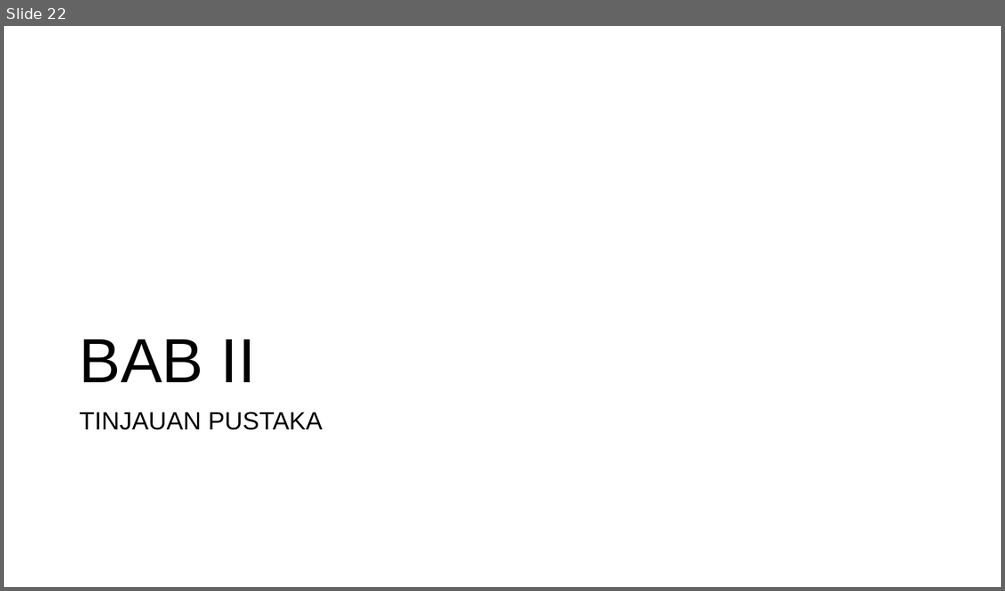
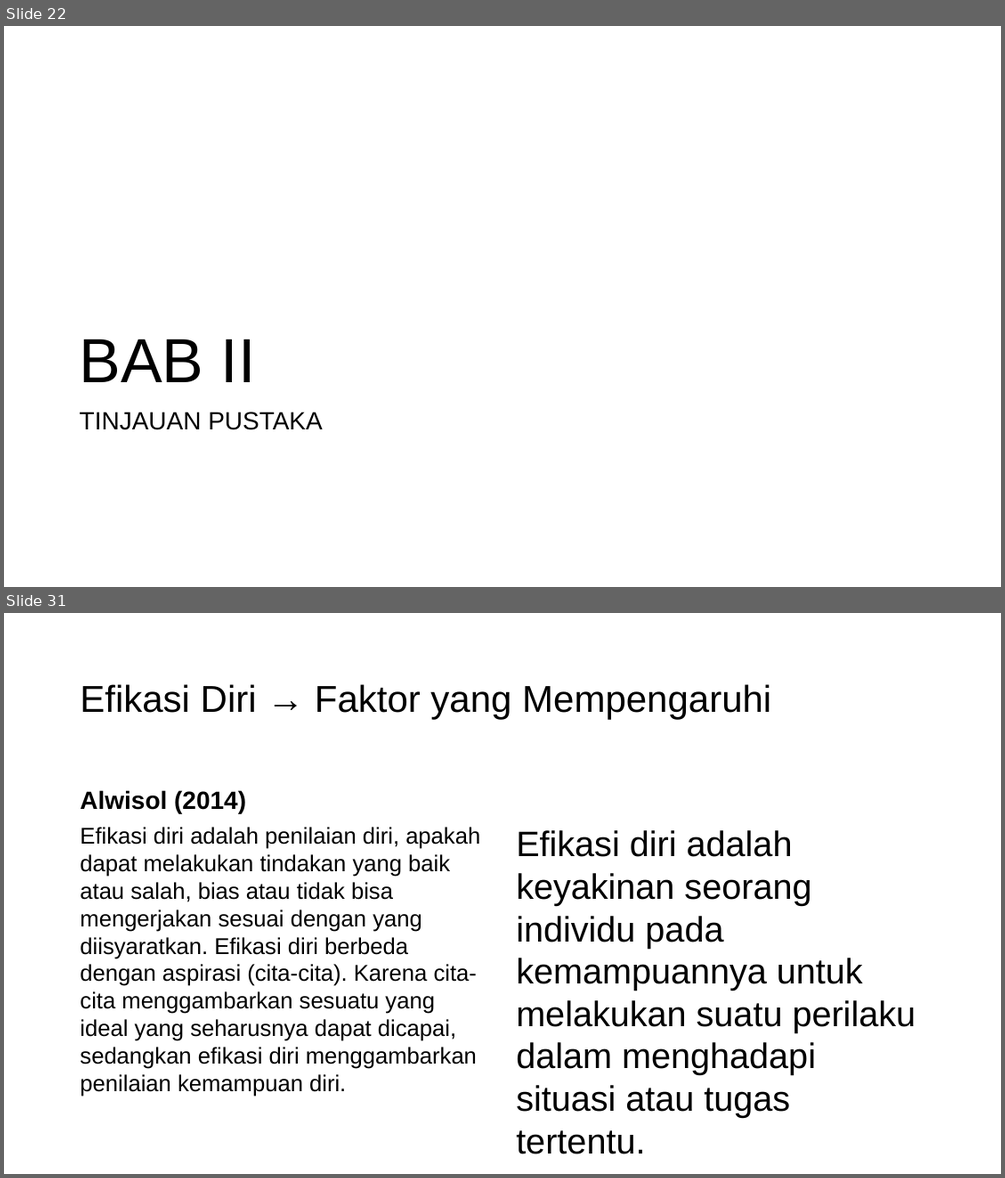
Before and after one commit to mzaini30/skripsi, a slide deck: seminar proposal.pptx. Shown one above the other, each under a label of ours: slide 22 before the commit, slides 22 and 31 after it; the slides between them are not shown. The pictures are 1005x591 and 1005x1178 pixels, drawn with LibreOffice and Linux fonts; fonts in the diff are those of the drawing; background and template pictures are left out. Boxes give left, top, right and bottom in pixels: in the first picture for what was removed or moved away, otherwise in the second. Text is boxed around its words. In the diff, an @@ line names an element or a change of style, - is before the commit and + after.

```diff
--- a/seminar proposal.pptx
+++ b/seminar proposal.pptx
@@ slide 31 added at <box>4,613,1001,1174</box>, background picture (left out) @@
@@ title added at <box>80,684,771,719</box>, 36 pt, text #000000 @@
+Efikasi Diri → Faktor yang Mempengaruhi
@@ text added at <box>80,790,246,813</box>, 24 pt, text #000000, bold @@
+Alwisol (2014)
@@ text added at <box>80,827,480,1096</box>, 22 pt, text #000000 @@
+Efikasi diri adalah penilaian diri, apakah dapat melakukan tindakan yang baik atau salah, bias atau tidak bisa mengerjakan sesuai dengan yang diisyaratkan. Efikasi diri berbeda dengan aspirasi (cita-cita). Karena cita-cita menggambarkan sesuatu yang ideal yang seharusnya dapat dicapai, sedangkan efikasi diri menggambarkan penilaian kemampuan diri.
@@ text added at <box>516,830,916,1118</box>, 34 pt, text #000000 @@
+Efikasi diri adalah keyakinan seorang individu pada kemampuannya untuk melakukan suatu perilaku dalam menghadapi situasi atau tugas tertentu.
```
Also in this commit, not shown: 3 slides changed, 5 other slides added.
